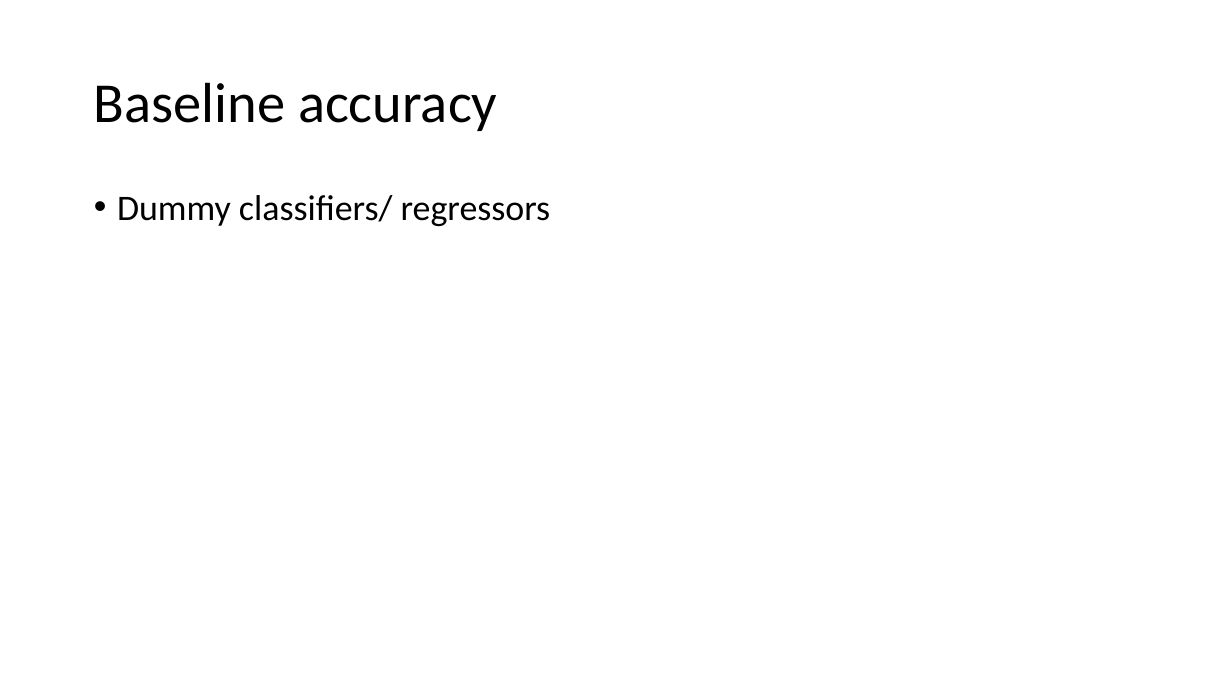
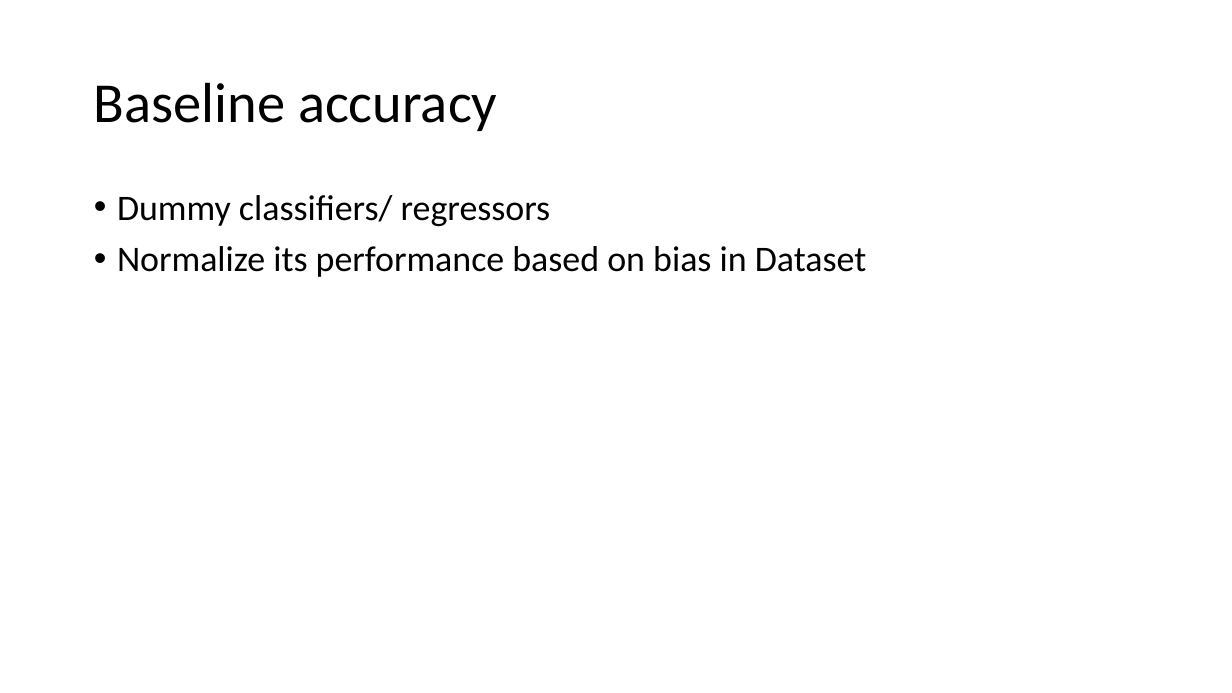
Before and after one commit to devssh/svm, a slide deck: slide 7 of SVM.pptx (slide 6 before the commit). Drawn at 1232x693 pixels with LibreOffice and Linux fonts; fonts in the diff are those of the drawing. Boxes give left, top, right and bottom in pixels: in the first picture for what was removed or moved away, otherwise in the second. Text is boxed around its words. In the diff, an @@ line names an element or a change of style, - is before the commit and + after.

```diff
--- a/SVM.pptx
+++ b/SVM.pptx
@@ text at (117,246,866,277): paragraph added @@
+• Normalize its performance based on bias in Dataset
```
Also in this commit, not shown: 4 other slides changed, 2 slides added, 2 other files.
